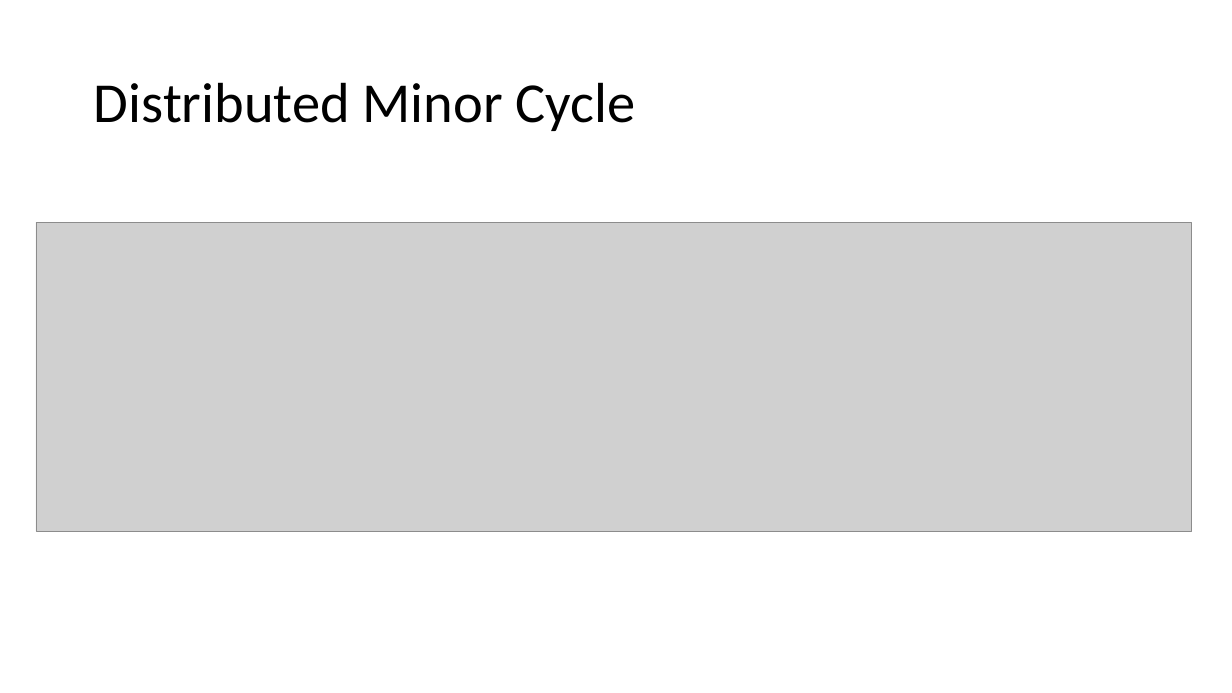
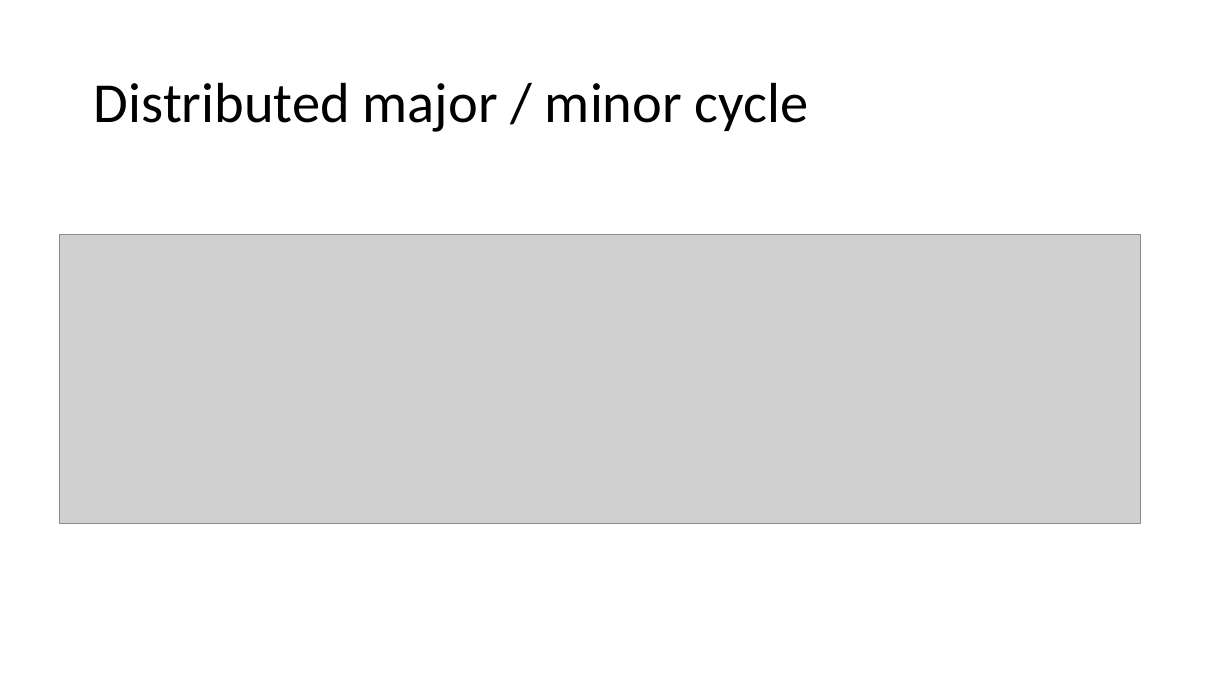
Before and after one commit to lord-blueberry/p9-doc, a slide deck: slide 13 of SKA-Days/Towards Distributed Image Reconstruction.pptx (slide 15 before the commit). Drawn at 1232x693 pixels with LibreOffice and Linux fonts; fonts in the diff are those of the drawing; grey boxes stand for pictures. Boxes give left, top, right and bottom in pixels: in the first picture for what was removed or moved away, otherwise in the second. Text is boxed around its words. In the diff, an @@ line names an element or a change of style, - is before the commit and + after.

Commit message:
rewriting the major/minor cycle explanation

```diff
--- a/SKA-Days/Towards Distributed Image Reconstruction.pptx
+++ b/SKA-Days/Towards Distributed Image Reconstruction.pptx
@@ title at (x1=94, y1=82, x2=808, y2=132): text changed @@
-Distributed Minor Cycle
+Distributed major / minor cycle
@@ picture resized from (x1=36, y1=222, x2=1191, y2=531) to (x1=59, y1=235, x2=1141, y2=524) @@
```
Also in this commit, not shown: 8 other slides changed, 1 slide added, 6 slides removed, 4 other files.
